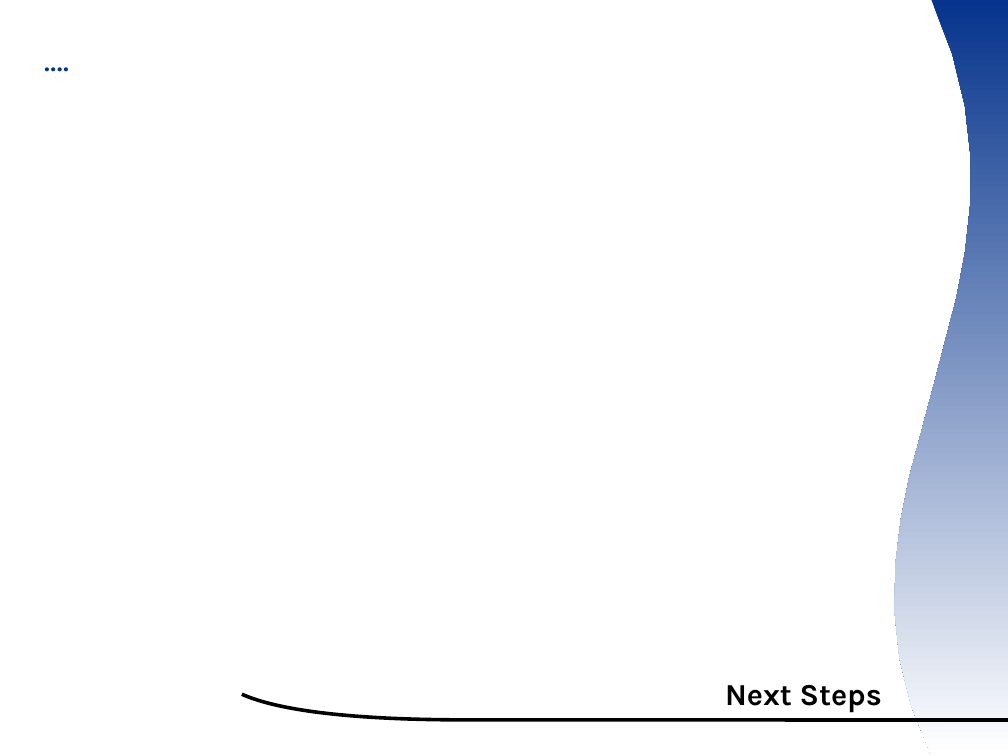
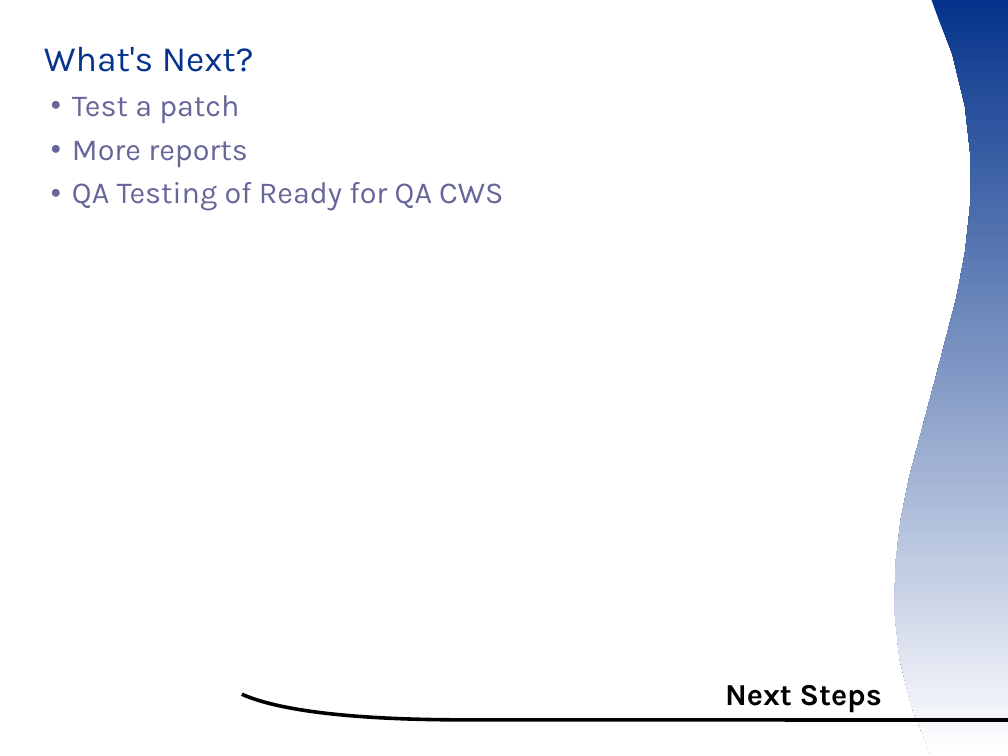
Before and after one commit to smsm1/ootermite, a slide deck: slide 12 of wiki/ooocon2007presentation.odp (slide 14 before the commit). Drawn at 1008x756 pixels with LibreOffice and Linux fonts; fonts in the diff are those of the drawing; background and template pictures are left out. Boxes give left, top, right and bottom in pixels: in the first picture for what was removed or moved away, otherwise in the second. Text is boxed around its words. In the diff, an @@ line names an element or a change of style, - is before the commit and + after.

```diff
--- a/wiki/ooocon2007presentation.odp
+++ b/wiki/ooocon2007presentation.odp
@@ text removed at <box>36,36,864,576</box> @@
-  ....
@@ text added at <box>44,46,503,211</box>, 24 pt, text #666699 @@
+  What's Next?
+  ● Test a patch
+  ● More reports
+  ● QA Testing of Ready for QA CWS
```
Also in this commit, not shown: 1 other slide changed, 9 slides added, 10 slides removed.
